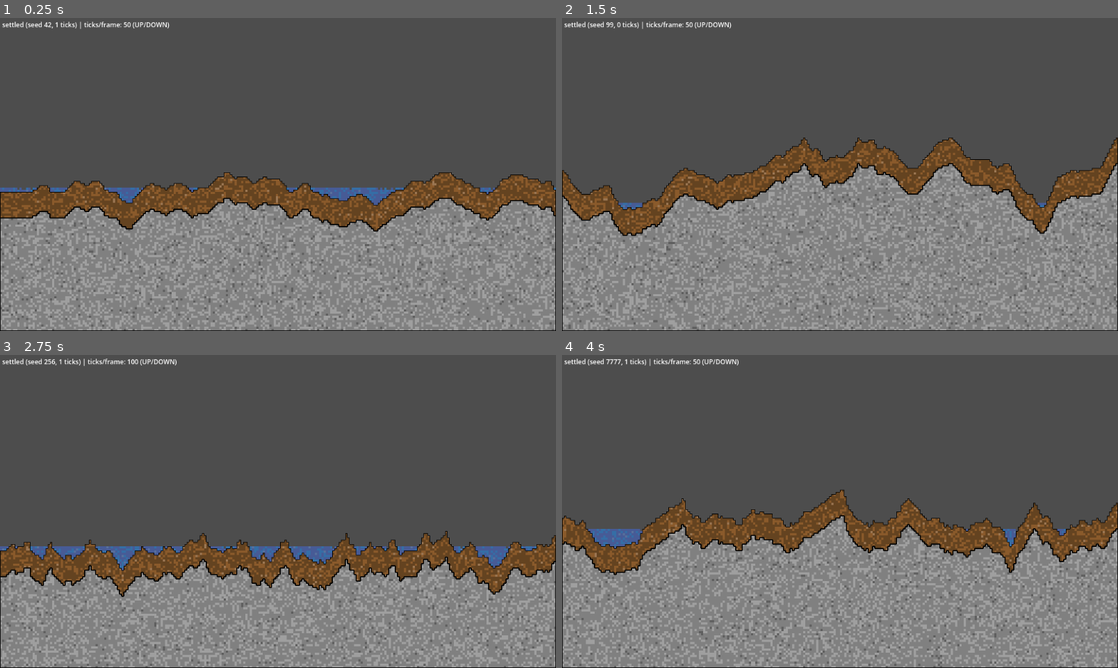
Above: before the commit, frames 1-4 (two rows, left to right).
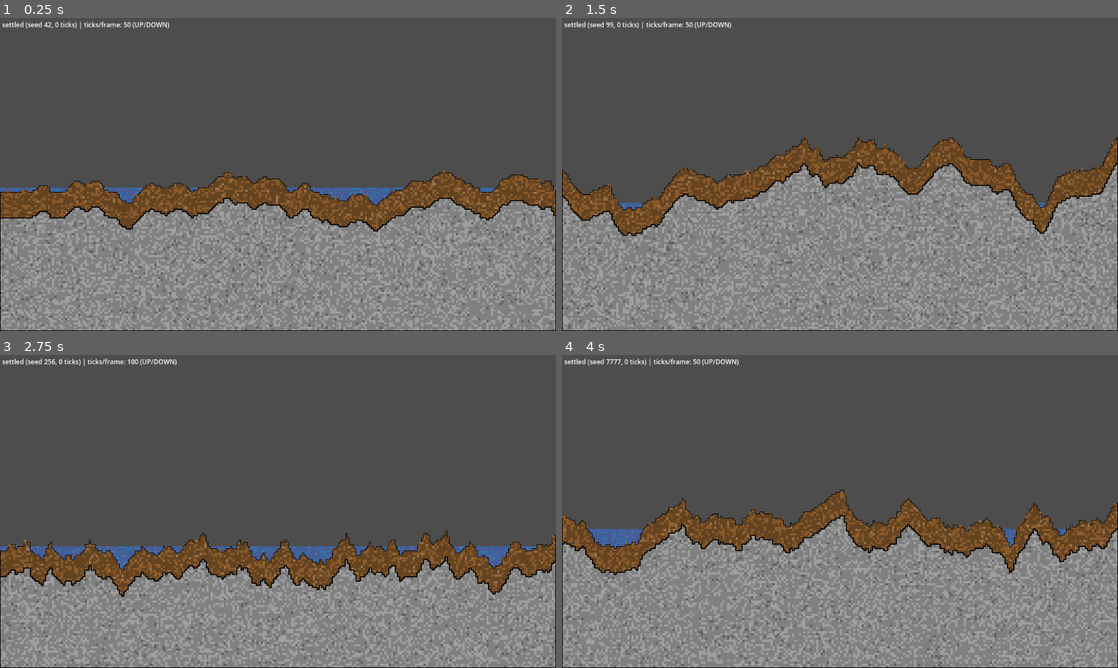
Above: after the commit, the same moments.

Repository: MessrsBrightside/pixel-mixel
Game: Godot game, scene res://scenes/main.tscn
Two runs of this game, one before a commit and one after it. Both use one fixed random seed, a clock stepped at 60 frames per second and the inputs below.
Inputs:
- Up to frame 1 (0.25 s): no input
- Up to frame 2 (1.5 s): tap Enter at 0.5 s; hold Up 0.53-1.28 s; tap 1 at 0.6 s; tap Space at 1.25 s; hold Down from 1.28 s (still down); tap 2 at 1.35 s
- Up to frame 3 (2.75 s): tap Enter at 2 s; release Down at 2.03 s; hold Up from 2.03 s (still down); tap 3 at 2.1 s
- Up to frame 4 (4 s): tap Space at 2.75 s; tap 4 at 2.85 s; tap Enter at 3.5 s; release Up at 3.53 s; hold Down from 3.53 s (still down); tap 5 at 3.6 s

The runs differ from the first frame. In frame 1, 0.1% of the frame differs, in the area x 1-98%, y 1-58%; in frame 2, 0.1%; in frame 3, less than 0.1%; in frame 4, 0.1%.

Commit message:
Fix: loose chunks default to dirt (terrain index 1) so they're visible

Diff:
--- a/scenes/main.gd
+++ b/scenes/main.gd
@@ -71,7 +71,9 @@
 
 func _generate(seed_val: int, params: Dictionary = {}) -> void:
 	_current_seed = seed_val
-	params["water_terrain_index"] = 3  # water gets its own index
+	params["water_terrain_index"] = 3
+	if not params.has("loose_terrain_index"):
+		params["loose_terrain_index"] = 1  # dirt
 	_grid = ChunkGrid.new(256, 144)
 	var runner := PipelineRunner.new()
 	runner.add_plugin(SurfaceShapePlugin.new())
